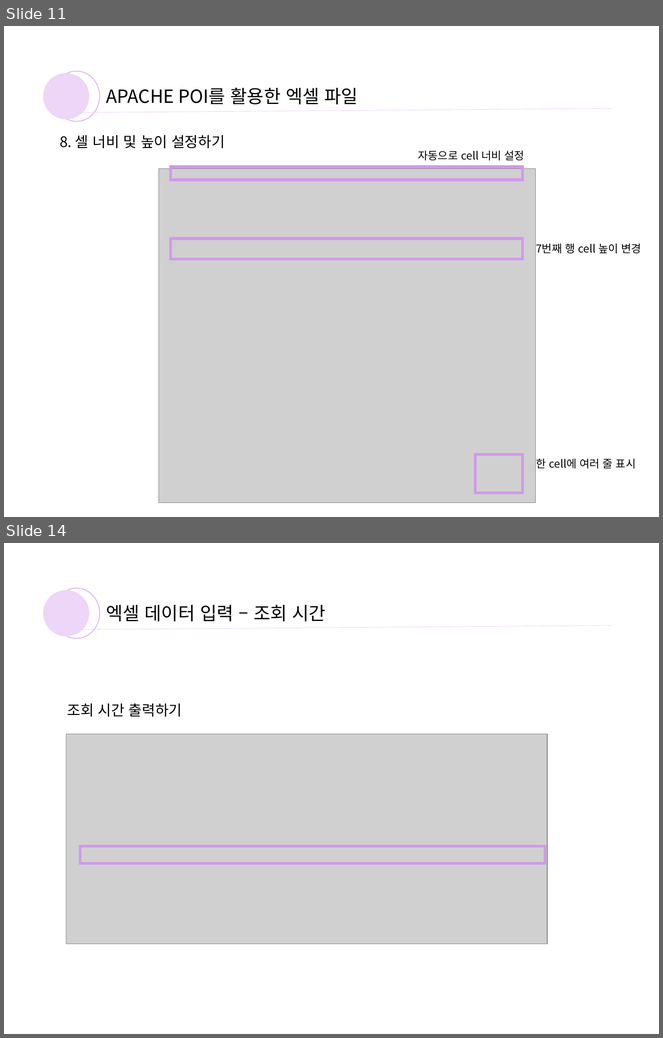
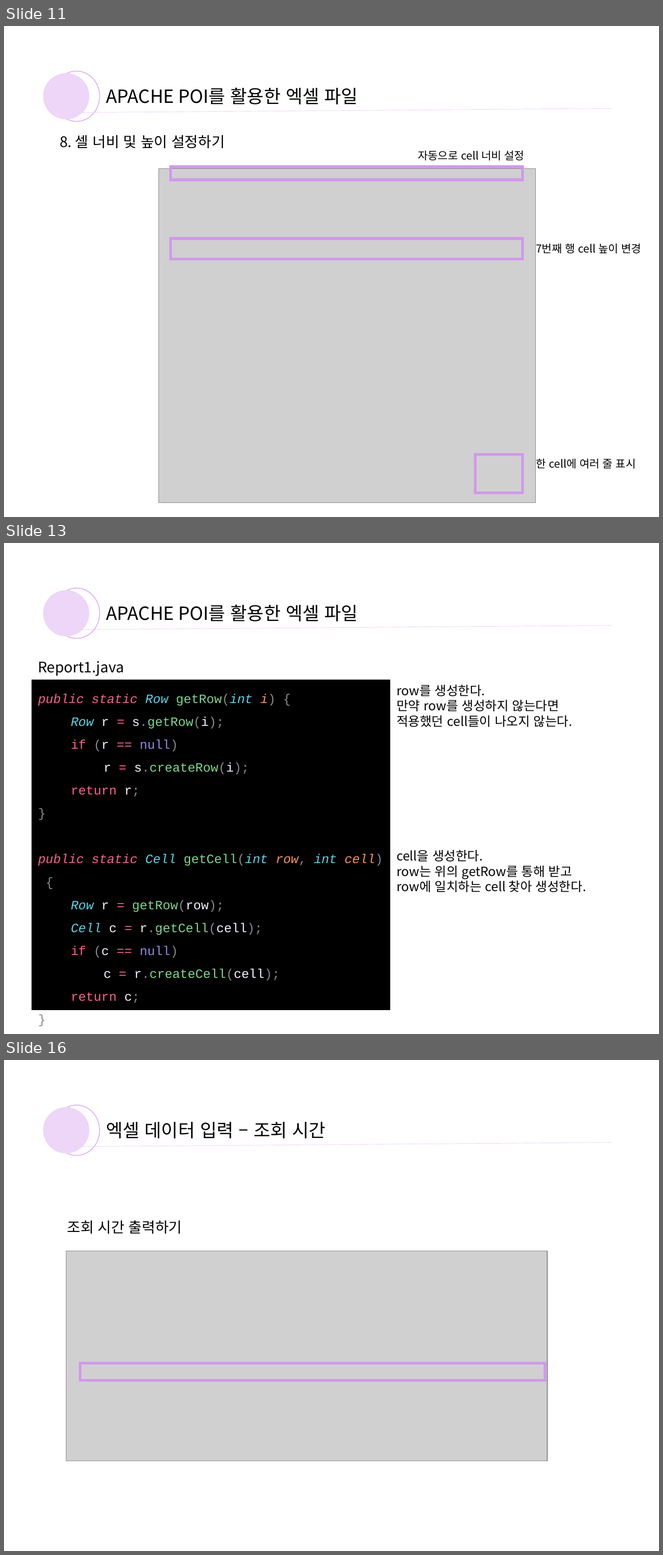
Before and after one commit to yoosooop/INTERN_log, a slide deck: bms 엑셀 파일 생성.pptx. Shown one above the other, each under a label of ours: slides 11 and 14 before the commit, slides 11, 13 and 16 after it; the slides between them are not shown. The pictures are 663x1038 and 663x1555 pixels, drawn with LibreOffice and Linux fonts; fonts in the diff are those of the drawing; grey boxes stand for pictures. Boxes give left, top, right and bottom in pixels: in the first picture for what was removed or moved away, otherwise in the second. Text is boxed around its words. In the diff, an @@ line names an element or a change of style, - is before the commit and + after.

```diff
--- a/bms 엑셀 파일 생성.pptx
+++ b/bms 엑셀 파일 생성.pptx
@@ slide 13 added at (4,543,659,1034), background #FFFFFF @@
@@ ellipse added at (53,588,99,639), outline #D298EC 1 pt @@
@@ ellipse added at (44,590,89,636), fill #EDD6F7 @@
@@ text added at (106,604,358,622), 20 pt, text #000000 @@
+APACHE POI를 활용한 엑셀 파일
@@ line added from (83, 629) to (612, 626), #EDD6F7 0.5 pt @@
@@ text added at (38,661,124,676), 16 pt, text #000000 @@
+Report1.java
@@ rectangle added at (32,680,390,1011), fill #000000, 14 pt, text #7BD88F @@
+public static Row getRow(int i) {
+  Row r = s.getRow(i);
+  if (r == null)
+    r = s.createRow(i);
+  return r;
+}
+public static Cell getCell(int row, int cell) {
+  Row r = getRow(row);
+  Cell c = r.getCell(cell);
+  if (c == null)
+    c = r.createCell(cell);
+  return c;
+}
@@ text added at (397,684,573,727), 14 pt, text #000000 @@
+row를 생성한다.
+만약 row를 생성하지 않는다면 적용했던 cell들이 나오지 않는다.
@@ text added at (397,850,586,892), 14 pt, text #000000 @@
+cell을 생성한다.
+row는 위의 getRow를 통해 받고
+row에 일치하는 cell 찾아 생성한다.
@@ what was slide 14 is now slide 16 @@
```
Also in this commit, not shown: 12 slides changed, 11 other slides added.
